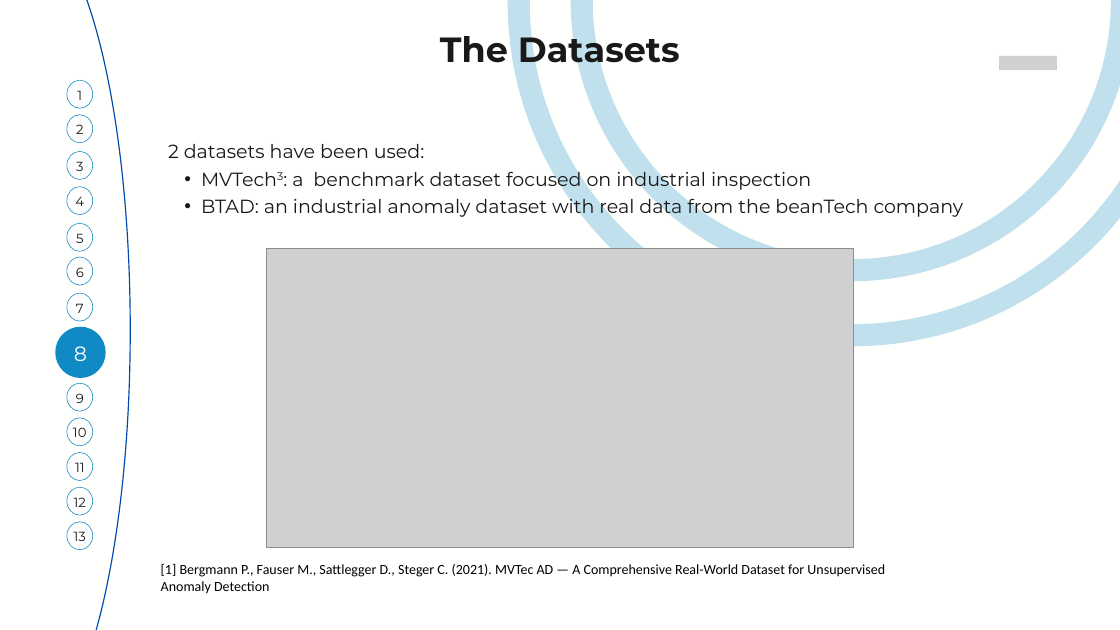
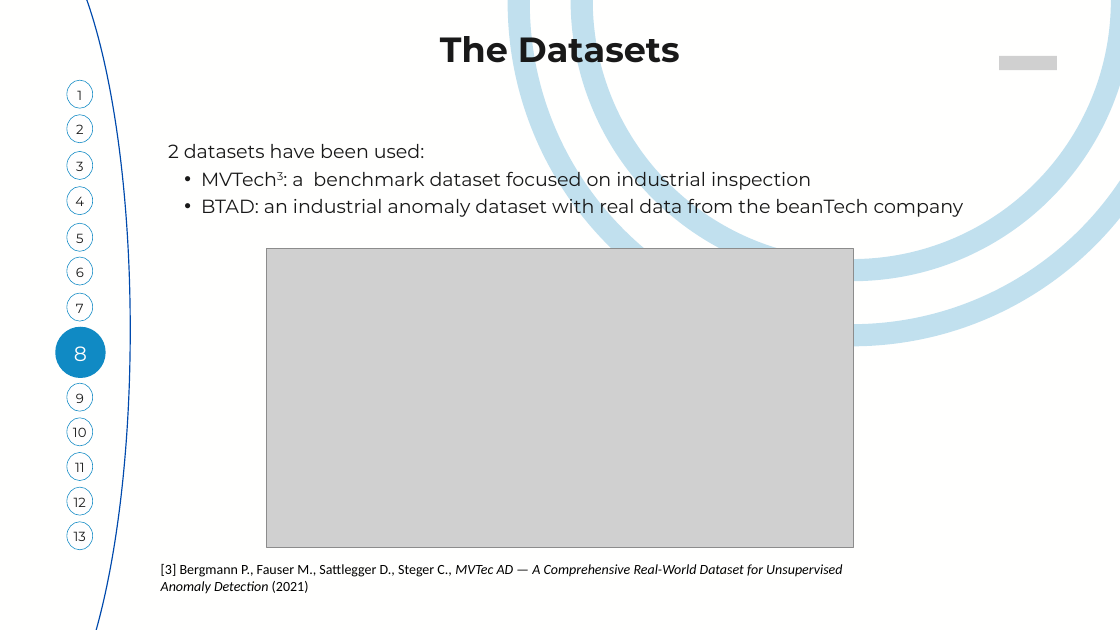
Before and after one commit to JoJohnny0/CV-homework, a slide deck: slide 9 of presentation.pptx. Drawn at 1120x630 pixels with LibreOffice and Linux fonts; fonts in the diff are those of the drawing; grey boxes stand for pictures. Boxes give left, top, right and bottom in pixels: in the first picture for what was removed or moved away, otherwise in the second. Text is boxed around its words. In the diff, an @@ line names an element or a change of style, - is before the commit and + after.

```diff
--- a/presentation.pptx
+++ b/presentation.pptx
@@ text at (x1=161, y1=564, x2=842, y2=593): text changed; italic on @@
-[1] Bergmann P., Fauser M., Sattlegger D., Steger C. (2021). MVTec AD — A Comprehensive Real-World Dataset for Unsupervised Anomaly Detection
+[3] Bergmann P., Fauser M., Sattlegger D., Steger C., MVTec AD — A Comprehensive Real-World Dataset for Unsupervised Anomaly Detection (2021)
```
Also in this commit, not shown: 2 other slides changed, 1 other file.
